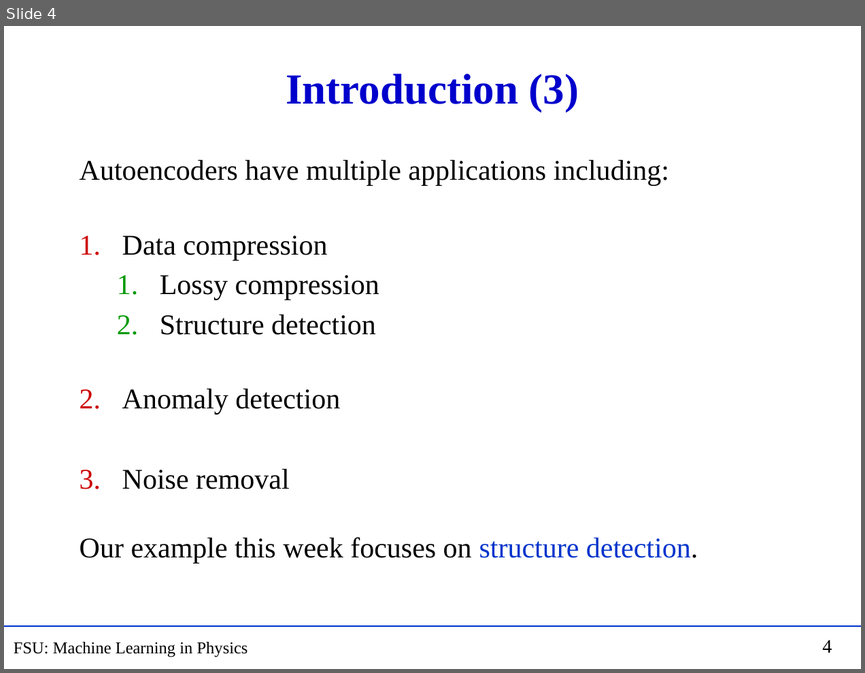
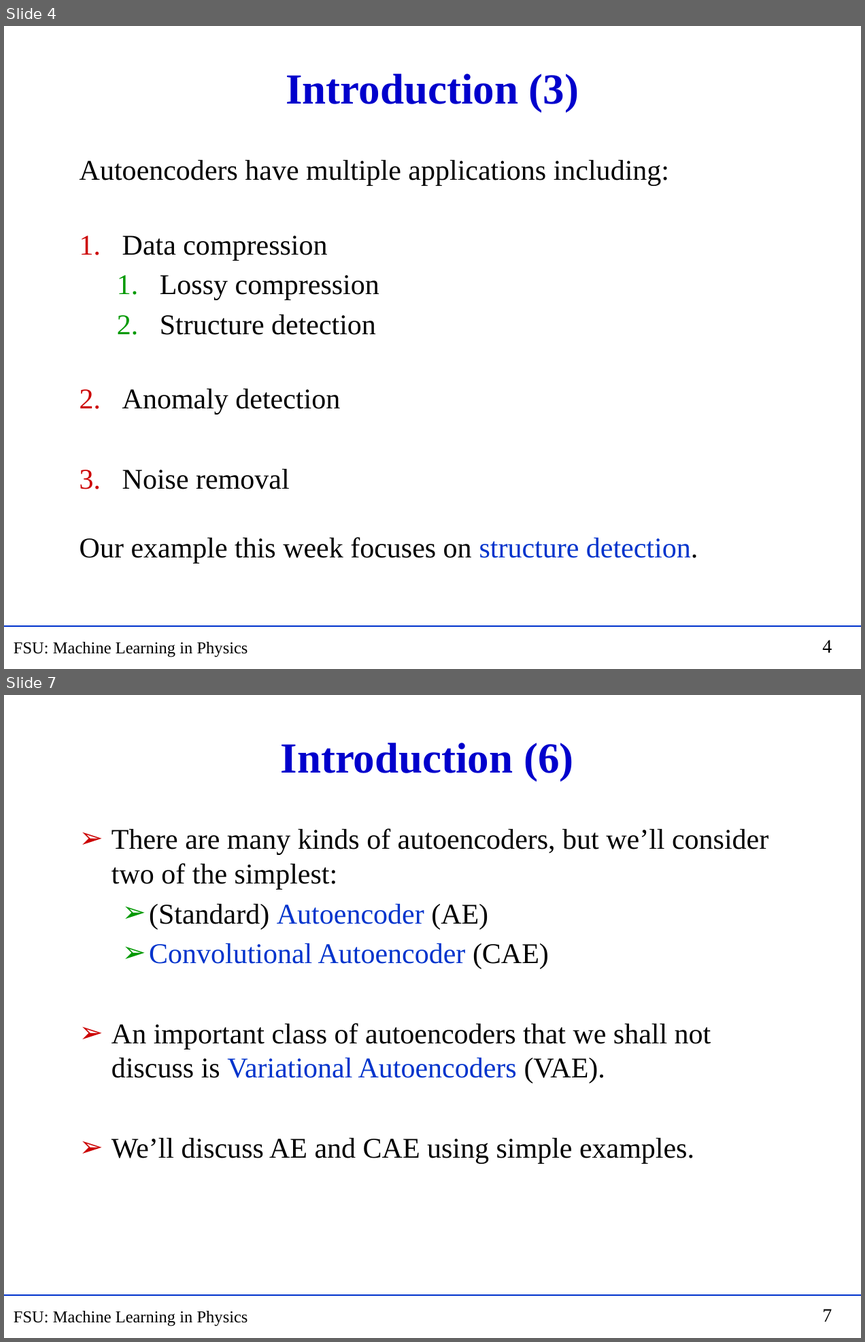
Before and after one commit to hbprosper/mlinphysics, a slide deck: Lectures/05.AE/Lecture_AE.pptx. Shown one above the other, each under a label of ours: slide 4 before the commit, slides 4 and 7 after it; the slides between them are not shown. The pictures are 865x673 and 865x1342 pixels, drawn with LibreOffice and Linux fonts; fonts in the diff are those of the drawing. Boxes give left, top, right and bottom in pixels: in the first picture for what was removed or moved away, otherwise in the second. Text is boxed around its words. In the diff, an @@ line names an element or a change of style, - is before the commit and + after.

```diff
--- a/Lectures/05.AE/Lecture_AE.pptx
+++ b/Lectures/05.AE/Lecture_AE.pptx
@@ slide 7 added at [4, 695, 861, 1338], background #FFFFFF; not listed: 3 template elements that a slide beside it also shows @@
@@ title added at [281, 743, 573, 781], 36 pt, text #0000CC, bold @@
+Introduction (6)
@@ text added at [111, 828, 768, 1164], 24 pt, text #000000 @@
+➢ There are many kinds of autoencoders, but we’ll consider two of the simplest:
+  ➢ (Standard) Autoencoder (AE)
+  ➢ Convolutional Autoencoder (CAE)
+➢ An important class of autoencoders that we shall not discuss is Variational Autoencoders (VAE).
+➢ We’ll discuss AE and CAE using simple examples.
```
Also in this commit, not shown: 9 slides changed, 7 other slides added, 3 slides removed, 2 other files.
